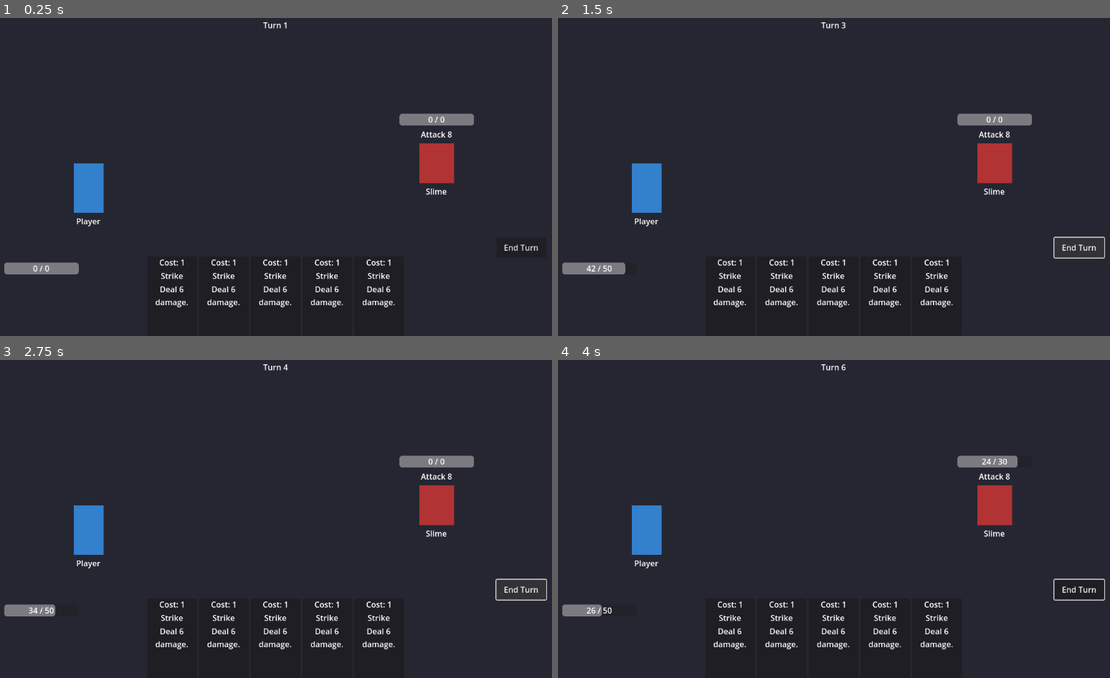
Above: before the commit, frames 1-4 (two rows, left to right).
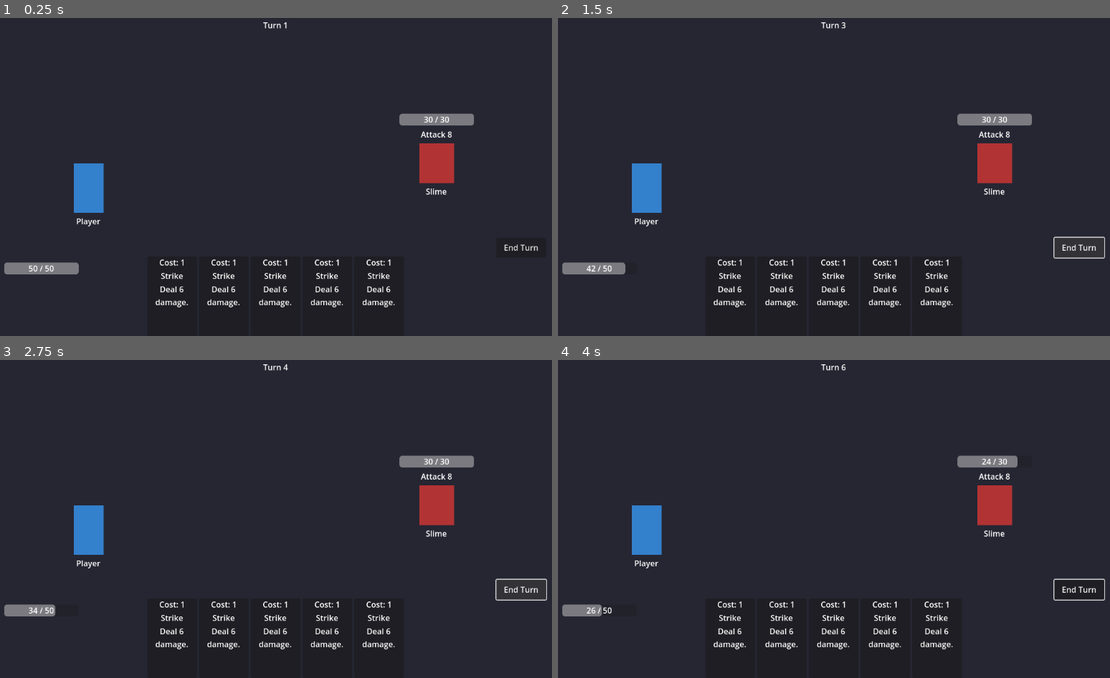
Above: after the commit, the same moments.

Repository: tommytang0122/kanjo-slay-the-spire
Game: Godot game, scene res://scenes/battle/battle_scene.tscn
Same seed, same stepped clock (60 frames per second), same inputs: the game is played once before the commit and once after it.
Inputs (mouse positions are in pixels of both pictures, inside the frame that each line leads up to):
- Up to frame 1 (0.25 s): no input
- Up to frame 2 (1.5 s): click "End Turn" at 0.5 s; click "End Turn" at 1.25 s
- Up to frame 3 (2.75 s): click "End Turn" at 2 s
- Up to frame 4 (4 s): tap Enter at 2.75 s; move the mouse to (729, 639) at 2.77 s; click (729, 639) at 2.92 s; tap Space at 3.5 s; move the mouse to (756, 639) at 3.52 s; click (756, 639) at 3.67 s

The runs differ from the first frame. In frame 1, less than 0.1% of the frame differs, in the area x 5-82%, y 31-80%; in frame 2, less than 0.1%; in frame 3, less than 0.1%; in frame 4, nothing differs.

Commit message:
fix a display bug from initial health bar

Diff:
--- a/scenes/battle/battle_scene.gd
+++ b/scenes/battle/battle_scene.gd
@@ -16,12 +16,12 @@
 func _ready() -> void:
 	result_label.visible = false
 
+	# Connect HP bars before setup so initial hp_changed signals are received
+	player_node.hp_changed.connect(player_health_bar.update_hp)
+	enemy_node.hp_changed.connect(enemy_health_bar.update_hp)
+
 	player_node.setup(player_data)
 	enemy_node.setup(enemy_data)
-
-	# Connect HP bars
-	player_node.hp_changed.connect(player_health_bar.update_hp)
-	enemy_node.hp_changed.connect(enemy_health_bar.update_hp)
 
 	# Connect hand UI
 	battle_manager.deck_manager.hand_updated.connect(hand_ui.update_hand)
Not shown, changed: .claude/settings.local.json
Not shown, changed: CLAUDE.md
